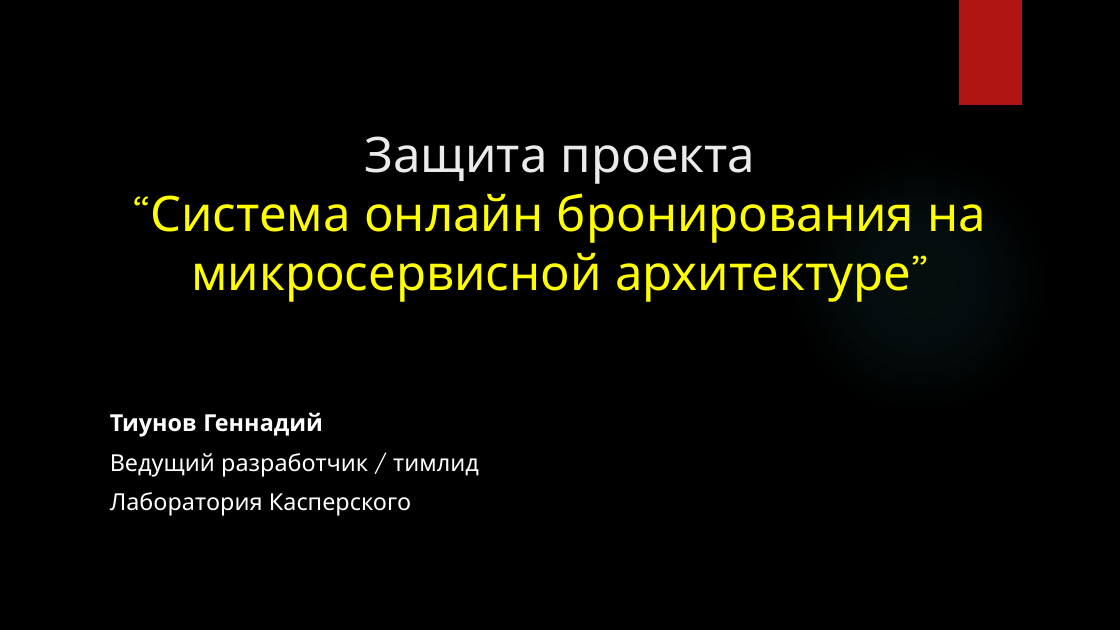
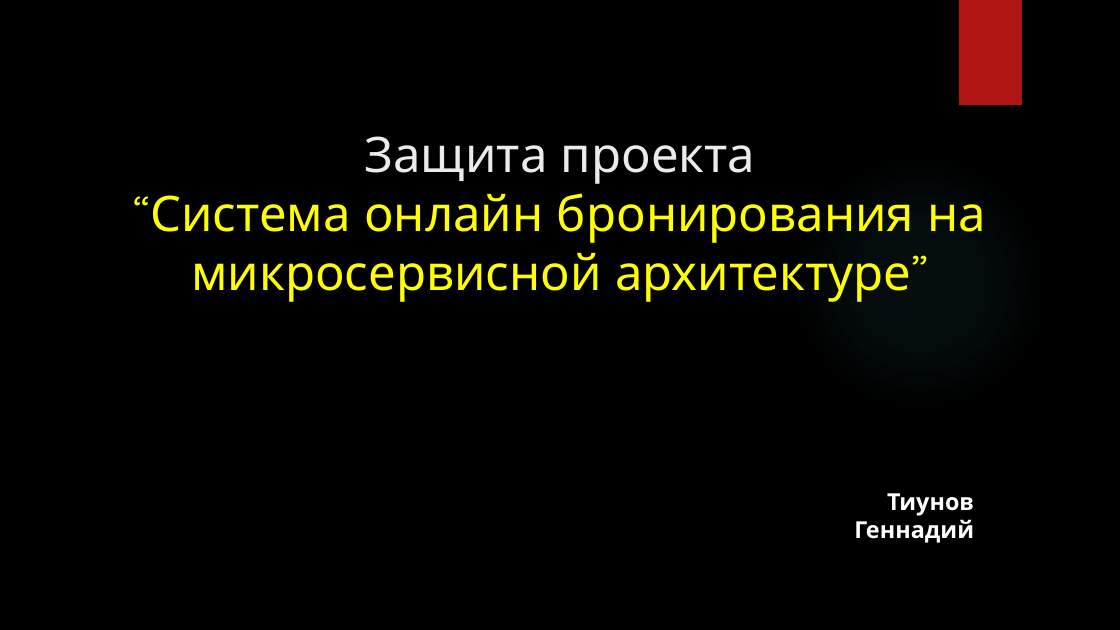
Before and after one commit to gennadytiunov/arch-labs, a slide deck: slide 1 of course-work/Presentation/Circus - Presentation.pptx. Drawn at 1120x630 pixels with LibreOffice and Linux fonts; fonts in the diff are those of the drawing; background and template pictures are left out. Boxes give left, top, right and bottom in pixels: in the first picture for what was removed or moved away, otherwise in the second. Text is boxed around its words. In the diff, an @@ line names an element or a change of style, - is before the commit and + after.

```diff
--- a/course-work/Presentation/Circus - Presentation.pptx
+++ b/course-work/Presentation/Circus - Presentation.pptx
@@ text removed at box(110, 412, 479, 516) @@
-Тиунов Геннадий
-Ведущий разработчик / тимлид
-Лаборатория Касперского
@@ text added at box(854, 493, 974, 543), 20 pt, text #FFFFFF, bold @@
+Тиунов Геннадий
```
Also in this commit, not shown: 1 other slide changed.
